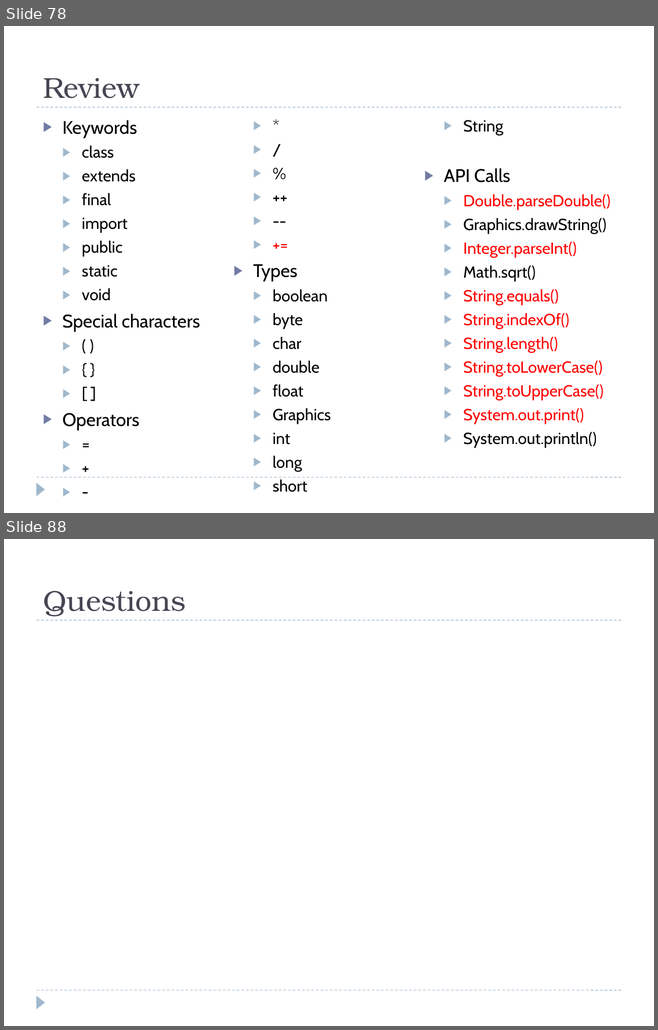
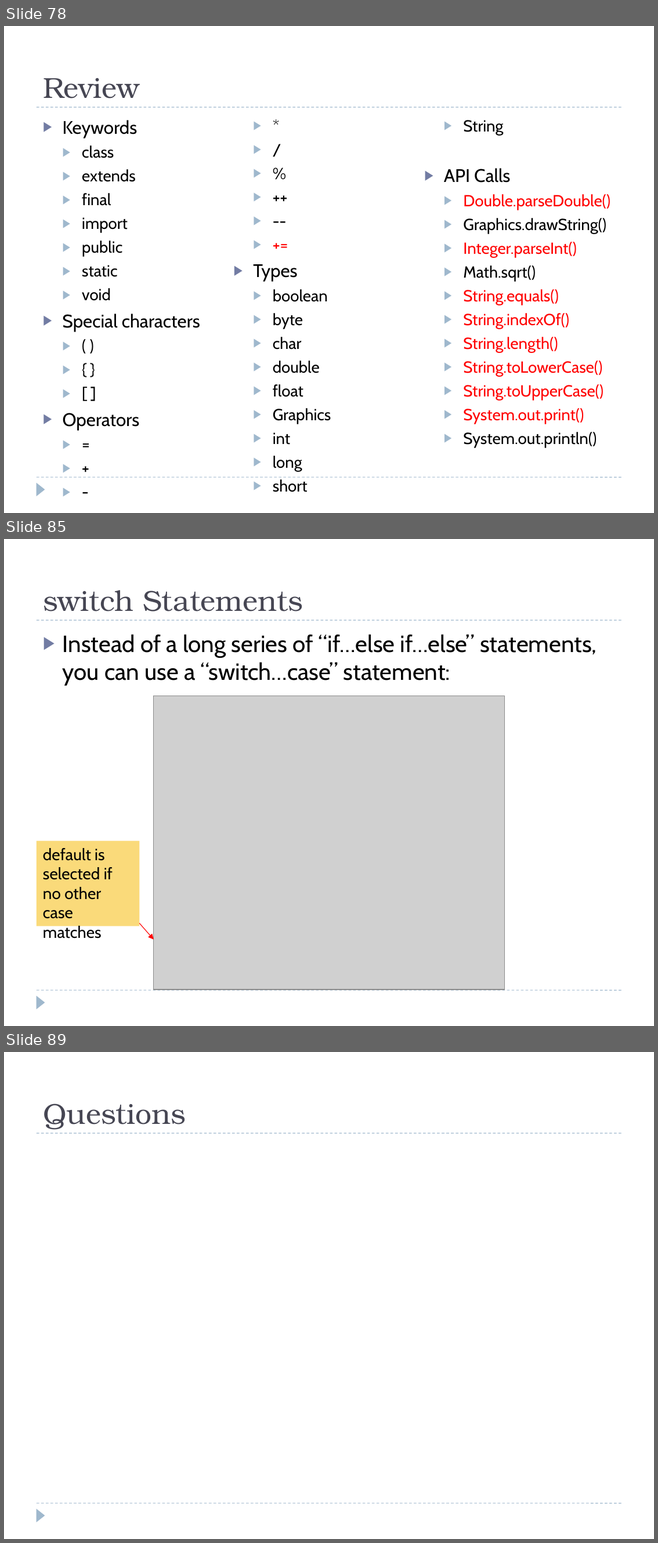
Before and after one commit to bcraig108/JavaClass_2013_Summer, a slide deck: Introduction to Java Programming.pptx. Shown one above the other, each under a label of ours: slides 78 and 88 before the commit, slides 78, 85 and 89 after it; the slides between them are not shown. The pictures are 658x1030 and 658x1543 pixels, drawn with LibreOffice and Linux fonts; fonts in the diff are those of the drawing; grey boxes stand for pictures; background and template pictures are left out. Boxes give left, top, right and bottom in pixels: in the first picture for what was removed or moved away, otherwise in the second. Text is boxed around its words. In the diff, an @@ line names an element or a change of style, - is before the commit and + after.

```diff
--- a/Introduction to Java Programming.pptx
+++ b/Introduction to Java Programming.pptx
@@ slide 85 added at <box>4,539,654,1026</box>, background #FFFFFF; not listed: 3 template elements that a slide beside it also shows @@
@@ title added at <box>43,590,303,611</box>, 32 pt, text #464653 @@
+switch Statements
@@ text added at <box>63,634,596,686</box>, 26 pt, text #000000 @@
+▶ Instead of a long series of “if…else if…else” statements, you can use a “switch…case” statement:
@@ picture added at <box>154,696,504,990</box> @@
@@ rectangle added at <box>36,841,139,926</box>, fill #FADA7A, 18 pt, text #000000 @@
+default is selected if no other case matches
@@ arrow added from (139, 924) to (154, 940), #FF0000 0.75 pt @@
@@ what was slide 88 is now slide 89 @@
```
Also in this commit, not shown: 8 slides changed, 3 other slides added, 3 slides removed, 1 other file.
